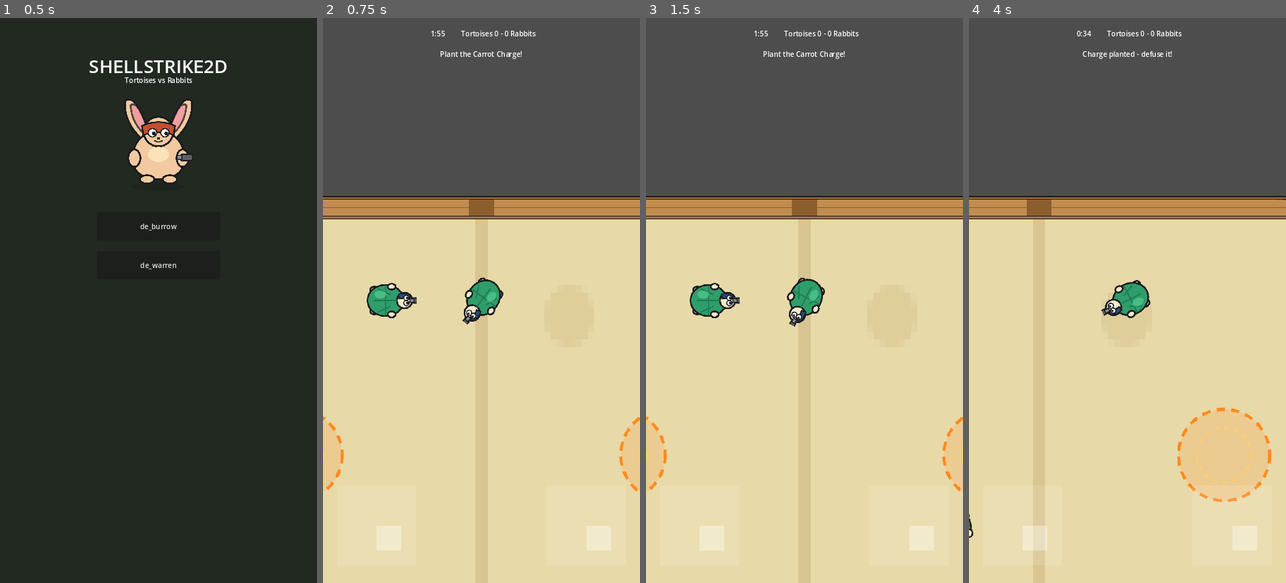
Above: before the commit, frames 1-4 (left to right).
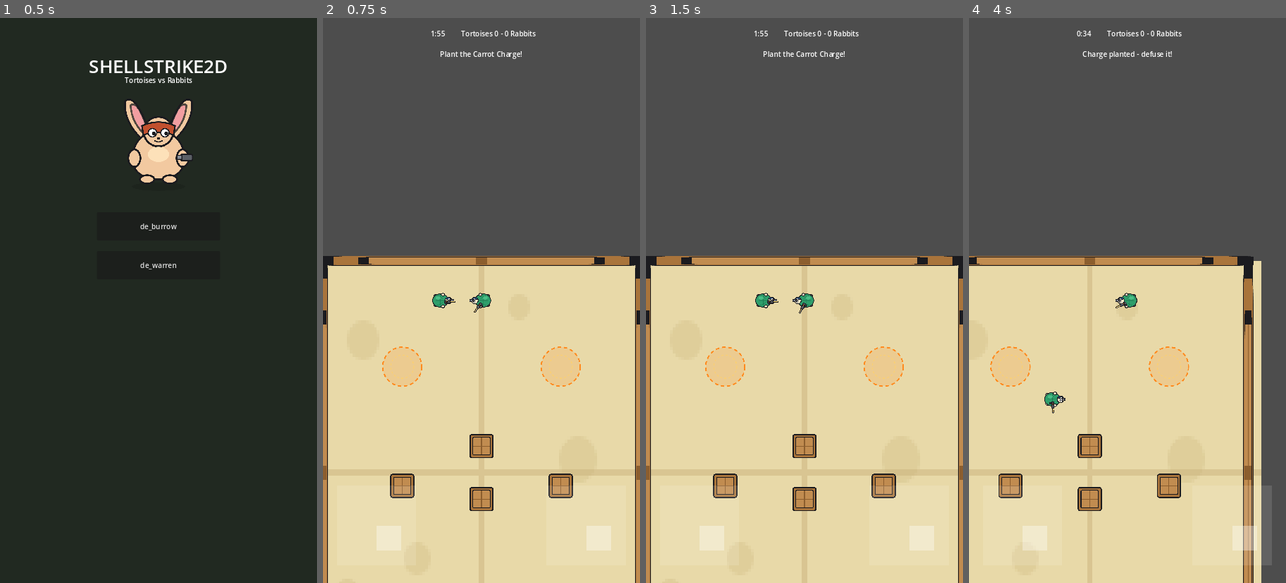
Above: after the commit, the same moments.

Repository: dstr1989/shellstrike2d
Game: Godot game, scene res://scenes/MainMenu.tscn
Same seed, same stepped clock (60 frames per second), same inputs: the game is played once before the commit and once after it.
Inputs (mouse positions are in pixels of both pictures, inside the frame that each line leads up to):
- Up to frame 1 (0.5 s): no input
- Up to frame 2 (0.75 s): click "de_burrow" at 0.5 s
- Up to frame 3 (1.5 s): tap Enter at 1.25 s; drag from (699, 526) to (836, 176) at 1.27 s
- Up to frame 4 (4 s): tap Space at 2 s; drag from (1232, 526) to (1111, 413) at 2.02 s; move the mouse to (1159, 176) at 2.77 s; press the mouse at (1159, 176) at 2.78 s; hold D (move_right) 2.78-3.5 s; release the mouse at (1159, 176) at 3.5 s; drag from (1111, 413) to (1032, 215) at 3.52 s

Frame 1 is identical in both runs. In frame 2, 17% of the frame differs, in the area x 0-100%, y 31-100%; in frame 3, 17%; in frame 4, 21%.

Commit message:
Top-down rig overhaul: upright body + rotating weapon (Brawl-Stars style), pull camera back (zoom 0.6), add skin system + CharacterSkin resources, ChatGPT asset spec

Diff:
--- /dev/null
+++ b/assets/skins/rabbit_default.tres
@@ -0,0 +1,14 @@
+[gd_resource type="Resource" script_class="CharacterSkin" load_steps=4 format=3]
+
+[ext_resource type="Script" path="res://scripts/character_skin.gd" id="1"]
+[ext_resource type="Texture2D" path="res://assets/sprites/rabbit_topdown.svg" id="2"]
+[ext_resource type="Texture2D" path="res://assets/sprites/rabbit_mascot.svg" id="3"]
+
+[resource]
+script = ExtResource("1")
+skin_id = "rabbit_default"
+display_name = "Klasyczny Królik"
+team = 2
+body_texture = ExtResource("2")
+icon_texture = ExtResource("3")
+body_scale = 0.7
--- /dev/null
+++ b/assets/skins/tortoise_default.tres
@@ -0,0 +1,14 @@
+[gd_resource type="Resource" script_class="CharacterSkin" load_steps=4 format=3]
+
+[ext_resource type="Script" path="res://scripts/character_skin.gd" id="1"]
+[ext_resource type="Texture2D" path="res://assets/sprites/tortoise_topdown.svg" id="2"]
+[ext_resource type="Texture2D" path="res://assets/sprites/tortoise_mascot.svg" id="3"]
+
+[resource]
+script = ExtResource("1")
+skin_id = "tortoise_default"
+display_name = "Klasyczny Żółw"
+team = 1
+body_texture = ExtResource("2")
+icon_texture = ExtResource("3")
+body_scale = 0.7
--- /dev/null
+++ b/assets/sprites/weapon_blaster.svg
@@ -0,0 +1,14 @@
+<svg xmlns="http://www.w3.org/2000/svg" viewBox="0 0 96 48" width="96" height="48">
+  <!-- Placeholder blaster, side view, barrel points +X (right). Pivot/grip near left. -->
+  <g stroke="#1B1B1F" stroke-width="4" stroke-linejoin="round">
+    <!-- grip -->
+    <path d="M18 22 L30 22 L28 42 L18 42 Z" fill="#3A3E45"/>
+    <!-- body -->
+    <rect x="14" y="14" width="44" height="16" rx="4" fill="#5B5F66"/>
+    <!-- barrel -->
+    <rect x="56" y="18" width="34" height="9" rx="3" fill="#8A8F99"/>
+    <!-- energy core -->
+    <circle cx="30" cy="22" r="5" fill="#FF8A1E"/>
+  </g>
+  <rect x="58" y="20" width="28" height="3" fill="#FFD166"/>
+</svg>
--- a/project.godot
+++ b/project.godot
@@ -16,6 +16,7 @@
 Global="*res://scripts/global.gd"
 GameManager="*res://scripts/game_manager.gd"
 TouchInput="*res://scripts/touch_input.gd"
+SkinManager="*res://scripts/skin_manager.gd"
 
 [display]
 
--- a/scenes/Player.tscn
+++ b/scenes/Player.tscn
@@ -7,4 +7,6 @@
 move_speed = 200.0
 
 [node name="Camera2D" type="Camera2D" parent="."]
-zoom = Vector2(1.4, 1.4)
+zoom = Vector2(0.6, 0.6)
+position_smoothing_enabled = true
+position_smoothing_speed = 8.0
--- a/scenes/Unit.tscn
+++ b/scenes/Unit.tscn
@@ -1,7 +1,8 @@
-[gd_scene load_steps=4 format=3 uid="uid://unit_base"]
+[gd_scene load_steps=5 format=3 uid="uid://unit_base"]
 
 [ext_resource type="Script" path="res://scripts/unit.gd" id="1"]
 [ext_resource type="Script" path="res://scripts/health_component.gd" id="2"]
+[ext_resource type="Texture2D" path="res://assets/sprites/weapon_blaster.svg" id="3"]
 
 [sub_resource type="CircleShape2D" id="CircleShape2D_1"]
 radius = 16.0
@@ -12,11 +13,18 @@
 [node name="CollisionShape2D" type="CollisionShape2D" parent="."]
 shape = SubResource("CircleShape2D_1")
 
-[node name="Sprite" type="Sprite2D" parent="."]
+[node name="Body" type="Sprite2D" parent="."]
 scale = Vector2(0.7, 0.7)
 
-[node name="Muzzle" type="Marker2D" parent="."]
-position = Vector2(18, 0)
+[node name="AimPivot" type="Node2D" parent="."]
+
+[node name="Weapon" type="Sprite2D" parent="AimPivot"]
+position = Vector2(28, 6)
+scale = Vector2(0.55, 0.55)
+texture = ExtResource("3")
+
+[node name="Muzzle" type="Marker2D" parent="AimPivot"]
+position = Vector2(60, 6)
 
 [node name="HealthComponent" type="Node" parent="."]
 script = ExtResource("2")
--- /dev/null
+++ b/scripts/character_skin.gd
@@ -0,0 +1,25 @@
+extends Resource
+class_name CharacterSkin
+## One visual skin for a character. Swappable at runtime — the gameplay code
+## never references textures directly, only the active CharacterSkin. New skins
+## (incl. AI-generated art) are added by creating a .tres in res://assets/skins/
+## and registering it; no code changes required.
+
+@export var skin_id: String = ""
+@export var display_name: String = ""
+## 1 = Tortoise, 2 = Rabbit (matches Global.Team).
+@export var team: int = 1
+## Top-down body art, facing RIGHT, upright, weapon NOT included. ~512x512 PNG.
+@export var body_texture: Texture2D
+## Optional menu/shop portrait. Falls back to body_texture if empty.
+@export var icon_texture: Texture2D
+## Optional per-skin weapon art (side view, barrel pointing right). Falls back
+## to the unit's default weapon if empty.
+@export var weapon_texture: Texture2D
+## Tortoise only: shell-shield overlay art shown when the shield is raised.
+@export var shield_texture: Texture2D
+## Uniform render scale applied to the body sprite for this skin.
+@export var body_scale: float = 0.7
+
+func get_icon() -> Texture2D:
+	return icon_texture if icon_texture != null else body_texture
--- /dev/null
+++ b/scripts/skin_manager.gd
@@ -0,0 +1,46 @@
+extends Node
+## Autoload singleton. Registry of all available skins per team and which one is
+## currently selected. Units ask it for their team's active skin on spawn.
+## To add a skin (e.g. AI-generated): drop a CharacterSkin .tres in
+## res://assets/skins/, add its path to DEFAULT_SKINS (or call register()).
+
+const DEFAULT_SKINS := [
+	"res://assets/skins/tortoise_default.tres",
+	"res://assets/skins/rabbit_default.tres",
+]
+
+var skins_by_team: Dictionary = {}    # team:int -> Array[CharacterSkin]
+var selected_index: Dictionary = {}   # team:int -> int
+
+func _ready() -> void:
+	for path in DEFAULT_SKINS:
+		var skin := load(path) as CharacterSkin
+		if skin != null:
+			register(skin)
+
+func register(skin: CharacterSkin) -> void:
+	if not skins_by_team.has(skin.team):
+		skins_by_team[skin.team] = []
+		selected_index[skin.team] = 0
+	skins_by_team[skin.team].append(skin)
+
+func get_skins_for(team: int) -> Array:
+	return skins_by_team.get(team, [])
+
+func get_active(team: int) -> CharacterSkin:
+	var arr: Array = skins_by_team.get(team, [])
+	if arr.is_empty():
+		return null
+	var idx: int = selected_index.get(team, 0)
+	return arr[idx]
+
+func select(team: int, index: int) -> void:
+	if skins_by_team.has(team):
+		selected_index[team] = clampi(index, 0, skins_by_team[team].size() - 1)
+
+func select_by_id(team: int, skin_id: String) -> void:
+	var arr: Array = skins_by_team.get(team, [])
+	for i in arr.size():
+		if arr[i].skin_id == skin_id:
+			selected_index[team] = i
+			return
--- a/scripts/unit.gd
+++ b/scripts/unit.gd
@@ -16,13 +16,17 @@
 @export var bullet_spread_degrees: float = 2.5
 
 @onready var health: HealthComponent = $HealthComponent
-@onready var muzzle: Marker2D = $Muzzle
-@onready var sprite: Sprite2D = $Sprite
+@onready var body: Sprite2D = $Body
+@onready var aim_pivot: Node2D = $AimPivot
+@onready var weapon: Sprite2D = $AimPivot/Weapon
+@onready var muzzle: Marker2D = $AimPivot/Muzzle
 
-const TORTOISE_TEXTURE := preload("res://assets/sprites/tortoise_topdown.svg")
-const RABBIT_TEXTURE := preload("res://assets/sprites/rabbit_topdown.svg")
+# Fallback textures if no skin is registered (keeps the unit visible).
+const FALLBACK_TORTOISE := preload("res://assets/sprites/tortoise_topdown.svg")
+const FALLBACK_RABBIT := preload("res://assets/sprites/rabbit_topdown.svg")
 
 var _fire_cooldown: float = 0.0
+var _aim_dir: Vector2 = Vector2.RIGHT
 var _ai_move: Vector2 = Vector2.ZERO
 var _ai_aim: Vector2 = Vector2.RIGHT
 var _ai_firing: bool = false
@@ -36,10 +40,22 @@
 	GameManager.register_actor(self)
 	if team == Global.Team.RABBIT:
 		_carrying_charge = true
-	sprite.texture = TORTOISE_TEXTURE if team == Global.Team.TORTOISE else RABBIT_TEXTURE
+	_apply_skin()
+	# The unit body never rotates (top-down upright look); only AimPivot does.
+	rotation = 0.0
 	# layers: 1=world 2=tortoises 4=rabbits 8=bullets 16=interactables
 	collision_layer = 2 if team == Global.Team.TORTOISE else 4
 	collision_mask = 1 | 2 | 4
+
+func _apply_skin() -> void:
+	var skin: CharacterSkin = SkinManager.get_active(team)
+	if skin != null and skin.body_texture != null:
+		body.texture = skin.body_texture
+		body.scale = Vector2.ONE * skin.body_scale
+		if skin.weapon_texture != null:
+			weapon.texture = skin.weapon_texture
+	else:
+		body.texture = FALLBACK_TORTOISE if team == Global.Team.TORTOISE else FALLBACK_RABBIT
 
 func _physics_process(delta: float) -> void:
 	if not health.is_alive():
@@ -55,7 +71,8 @@
 
 	var aim_input := _ai_aim if is_ai else TouchInput.get_aim_vector(global_position)
 	if aim_input.length() > 0.05:
-		rotation = aim_input.angle()
+		_aim_dir = aim_input.normalized()
+	_update_facing()
 
 	_fire_cooldown = max(0.0, _fire_cooldown - delta)
 	var firing := _ai_firing if is_ai else TouchInput.is_firing()
@@ -66,10 +83,22 @@
 	if interacting:
 		_try_interact()
 
+func _update_facing() -> void:
+	# Body stays upright (Brawl-Stars-style); only the weapon arm tracks aim.
+	var angle := _aim_dir.angle()
+	aim_pivot.rotation = angle
+	# Flip the whole rig horizontally so the body faces the aim side.
+	if _aim_dir.x < -0.05:
+		body.flip_h = true
+		aim_pivot.scale = Vector2(1, -1) # keep weapon upright when facing left
+	elif _aim_dir.x > 0.05:
+		body.flip_h = false
+		aim_pivot.scale = Vector2(1, 1)
+
 func _shoot() -> void:
 	_fire_cooldown = 1.0 / fire_rate
 	var spread := deg_to_rad(randf_range(-bullet_spread_degrees, bullet_spread_degrees))
-	var dir := Vector2.RIGHT.rotated(rotation + spread)
+	var dir := _aim_dir.rotated(spread)
 	var space_state := get_world_2d().direct_space_state
 	var query := PhysicsRayQueryParameters2D.create(
 		muzzle.global_position,
Not shown, added: assets/sprites/weapon_blaster.svg.import
Not shown, added: scripts/character_skin.gd.uid
Not shown, added: scripts/skin_manager.gd.uid
Not shown, added: ASSETS_SPEC.md
Not shown, added: assets/incoming/README.md
